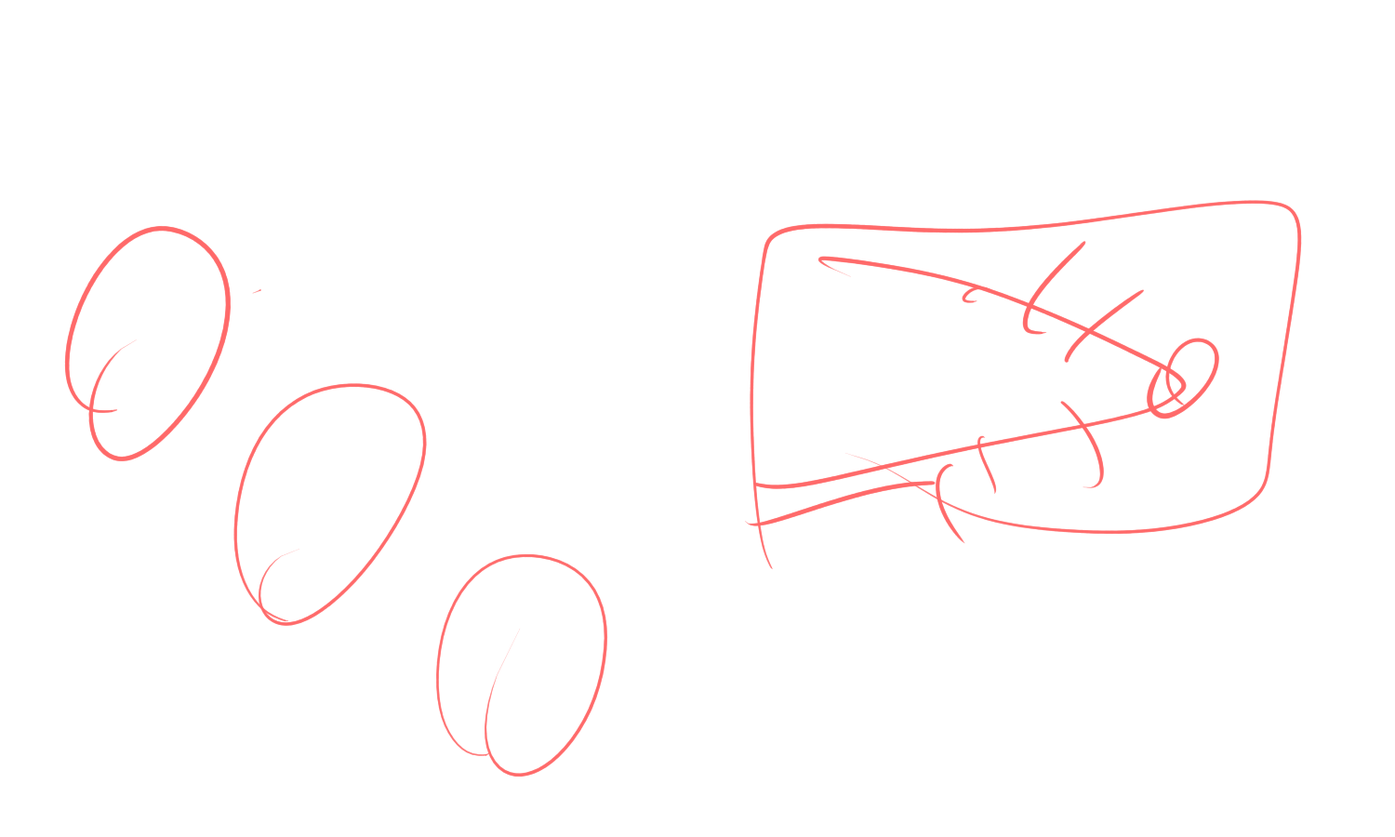
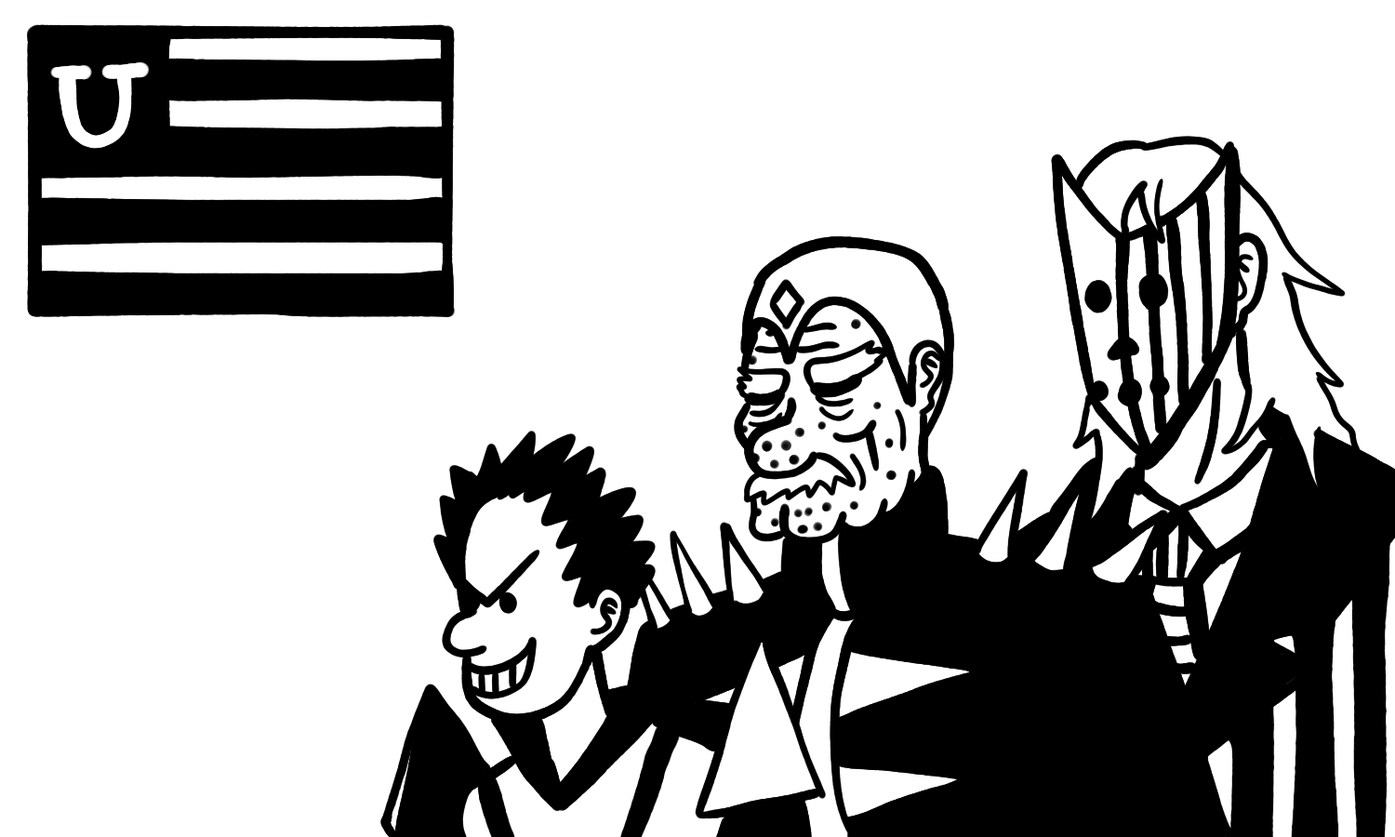
Two versions of the same layered image (1395 × 837). Layer-by-layer changes:
added group "Gov" with 28 layers above "Rats" over [26, 24, 1395, 837]
added group "Flag" with 5 layers in group "Gov" over [26, 24, 455, 361]
added layer "Lines" (2nd of 6, in "Gov" › "Flag") in group "Flag" over [26, 24, 455, 361]
added layer "Color" (2nd of 6, in "Gov" › "Flag") in group "Flag" over [26, 24, 455, 361]
added group "Tex 2" with 4 layers in group "Gov" over [344, 414, 882, 837]
added layer "Lines" (3rd of 6, in "Gov" › "Tex 2") in group "Tex 2" over [345, 420, 882, 837]
added layer "Color" (3rd of 6, in "Gov" › "Tex 2") in group "Tex 2" over [345, 420, 882, 837]
added group "Uncle Tex" with 5 layers in group "Gov" over [482, 135, 1357, 837]
added layer "Lines 2" in group "Uncle Tex" over [719, 297, 953, 536]
added layer "Lines" (4th of 6, in "Gov" › "Uncle Tex") in group "Uncle Tex" over [482, 135, 1257, 837]
added layer "Color" (4th of 6, in "Gov" › "Uncle Tex") in group "Uncle Tex" over [542, 135, 1257, 837]
added group "Prez" with 5 layers in group "Gov" over [820, 135, 1395, 837]
added layer "Lines" (5th of 6, in "Gov" › "Prez") in group "Prez" over [857, 135, 1395, 837]
added layer "Color 2" in group "Prez" over [1190, 476, 1395, 837]
added layer "Color" (5th of 6, in "Gov" › "Prez") in group "Prez" over [857, 135, 1395, 837]
renamed "Guds Rats" to "Guds", moved it into group "Rats", painted on it over [26, 24, 1395, 837]
